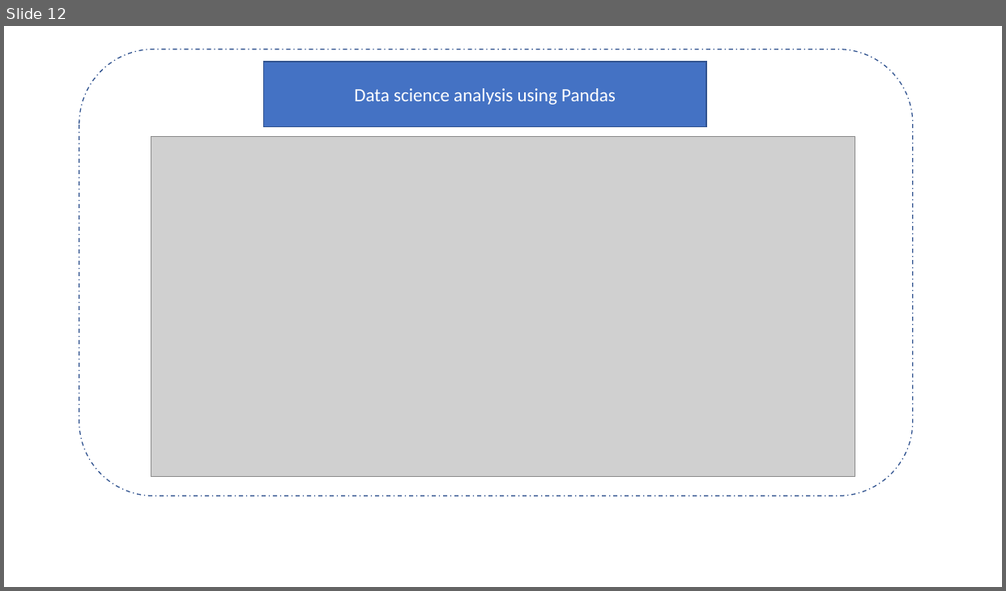
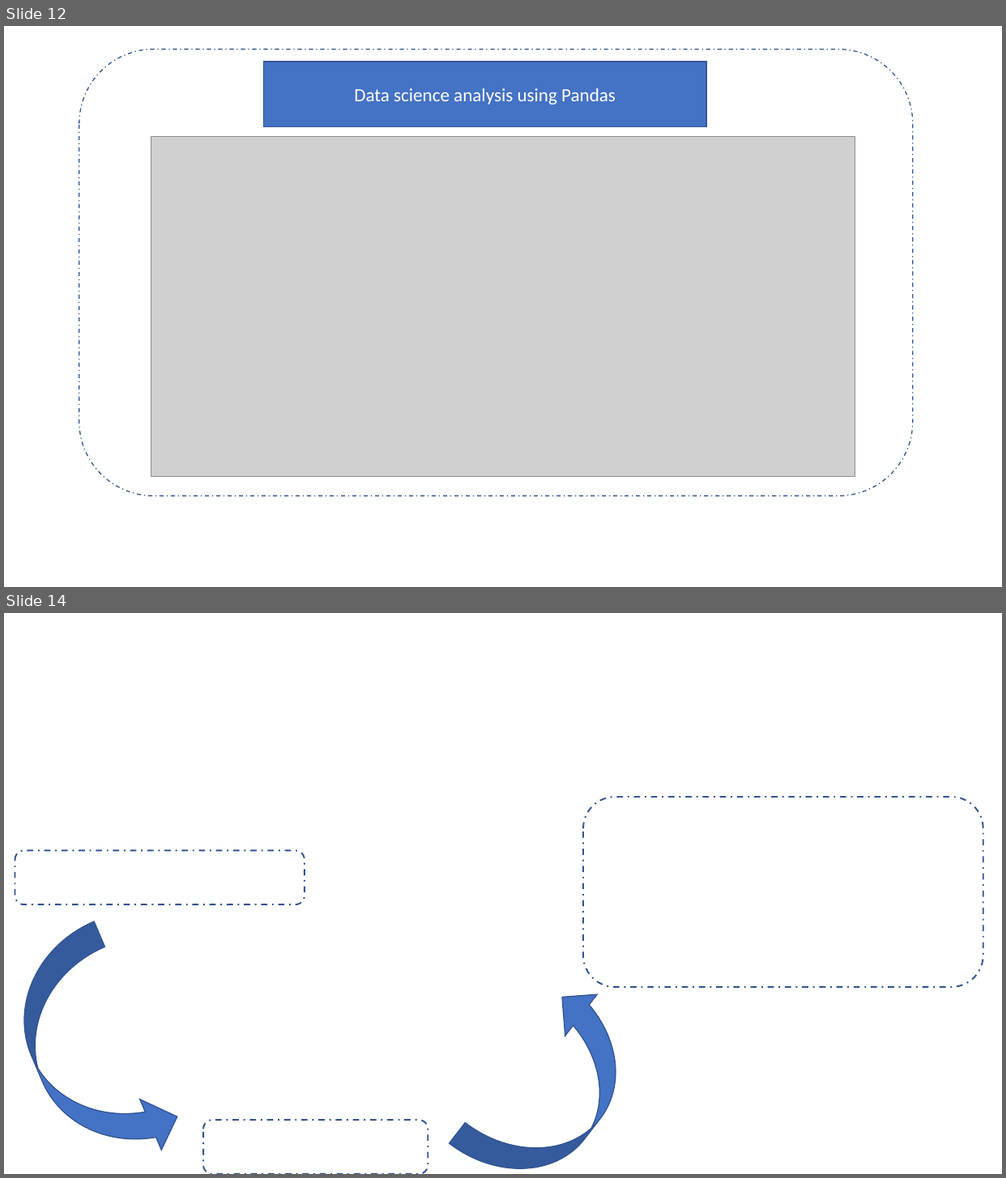
Before and after one commit to sdg002/AzureTrials, a slide deck: synapse-sqlviews-integrationtesting/docs/Synapse-Presentation1.pptx. Shown one above the other, each under a label of ours: slide 12 before the commit, slides 12 and 14 after it; the slides between them are not shown. The pictures are 1006x591 and 1006x1178 pixels, drawn with LibreOffice and Linux fonts; fonts in the diff are those of the drawing; grey boxes stand for pictures; background and template pictures are left out. Boxes give left, top, right and bottom in pixels: in the first picture for what was removed or moved away, otherwise in the second. Text is boxed around its words. In the diff, an @@ line names an element or a change of style, - is before the commit and + after.

```diff
--- a/synapse-sqlviews-integrationtesting/docs/Synapse-Presentation1.pptx
+++ b/synapse-sqlviews-integrationtesting/docs/Synapse-Presentation1.pptx
@@ slide 14 added at bbox=[4, 613, 1002, 1174], background picture (left out) @@
@@ rounded rectangle added at bbox=[583, 797, 983, 987], outline #325491 1.5 pt dashed @@
@@ rounded rectangle added at bbox=[15, 851, 305, 905], outline #325491 1.5 pt dashed @@
@@ curved right arrow added at bbox=[4, 922, 188, 1174], fill #4472C4, outline #325491 1 pt @@
@@ curved up arrow added at bbox=[449, 977, 661, 1174], fill #4472C4, outline #325491 1 pt @@
@@ rounded rectangle added at bbox=[203, 1121, 428, 1174], outline #325491 1.5 pt dashed @@
```
Also in this commit, not shown: 4 other slides added, 6 other files.
